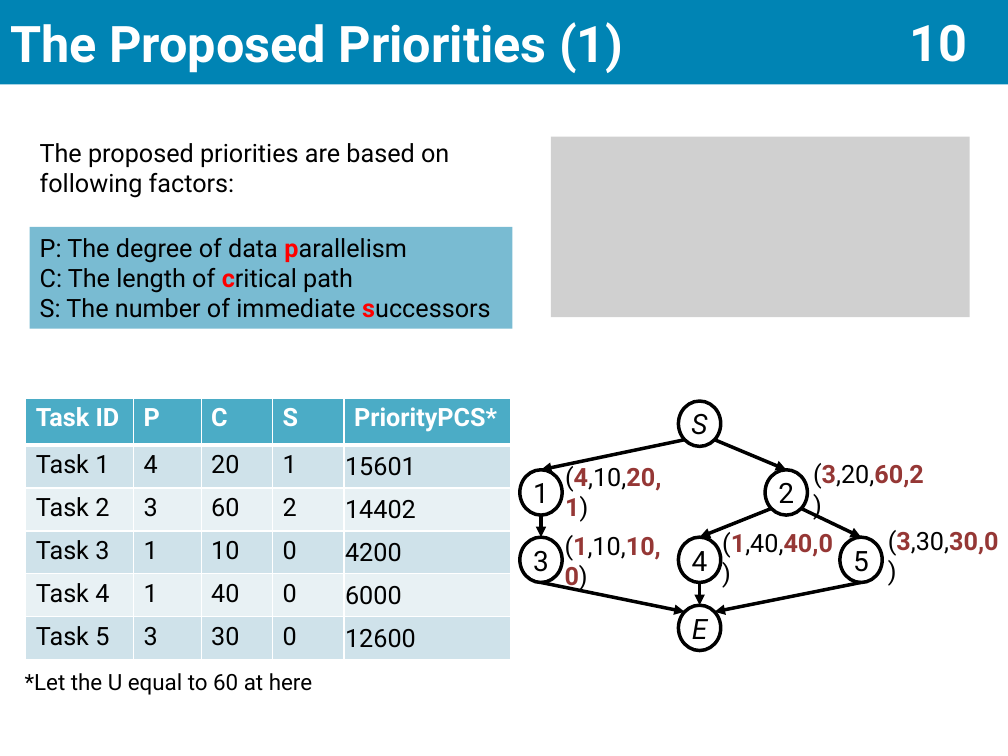
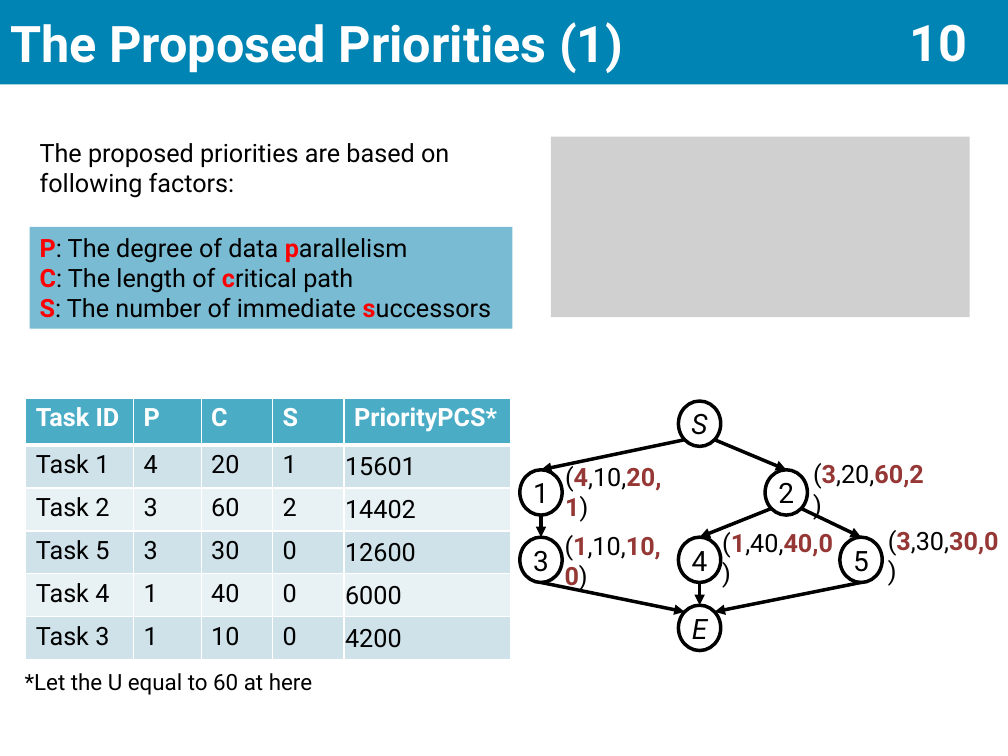
Before and after one commit to scomup/Genetic_Scheduler, a slide deck: slide 11 of PPT.pptx. Drawn at 1008x756 pixels with LibreOffice and Linux fonts; fonts in the diff are those of the drawing; grey boxes stand for pictures. Boxes give left, top, right and bottom in pixels: in the first picture for what was removed or moved away, otherwise in the second. Text is boxed around its words. In the diff, an @@ line names an element or a change of style, - is before the commit and + after.

```diff
--- a/PPT.pptx
+++ b/PPT.pptx
@@ rectangle "P: The degree of data ..." at [29,227,512,329]: text colour #000000 to #FF0000, bold on in "P:", "C:", "S:" @@
@@ table at [26,398,511,660] @@
+row 4: Task 5 | 3 | 30 | 0 | 12600
+row 5: Task 4 | 1 | 40 | 0 | 6000
-row 5: Task 4 | 1 | 40 | 0 | 6000
-row 6: Task 5 | 3 | 30 | 0 | 12600
```
Also in this commit, not shown: 7 other slides changed.
